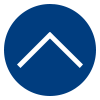
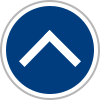
Revision of a layered 100×100 image; what changed, layer by layer:
removed layer "Form 6" over [17, 32, 53, 68]
removed layer "Form 7" over [47, 32, 83, 68]
added layer "Form 8 Kopie" above "Form 8" over [19, 30, 55, 67]
added layer "Form 8" above "Ellipse 1 Kopie" over [44, 30, 81, 67]
added layer "Ellipse 1 Kopie" above "Ellipse 1" over [0, 0, 100, 100]
painted on "Ellipse 1" over [4, 4, 96, 96]
